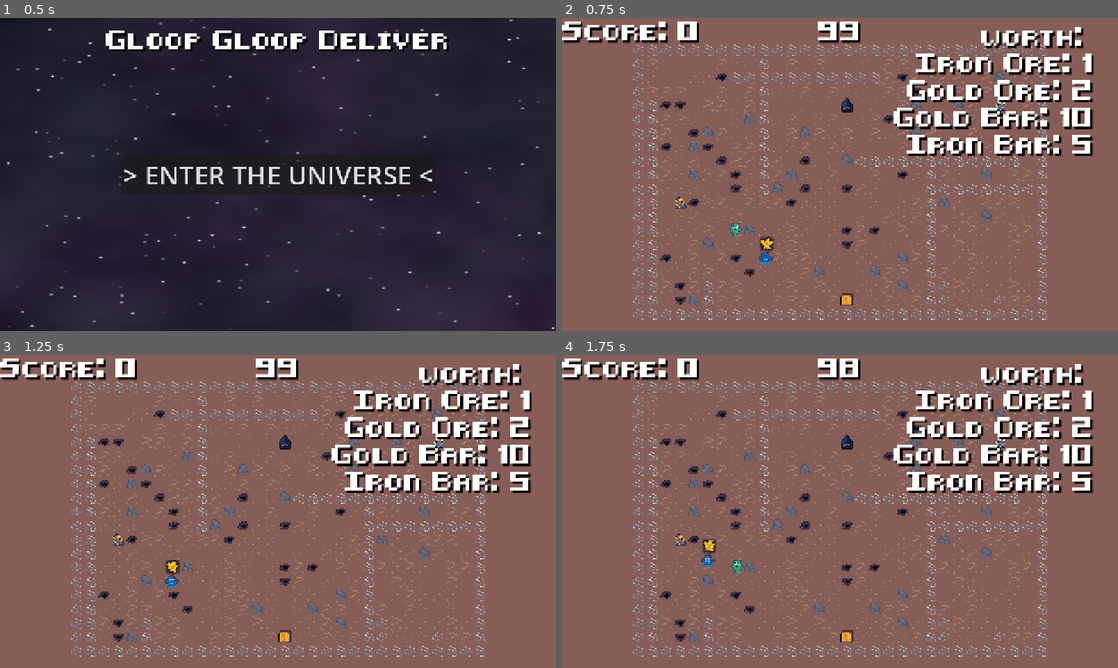
Above: before the commit, frames 1-4 (two rows, left to right).
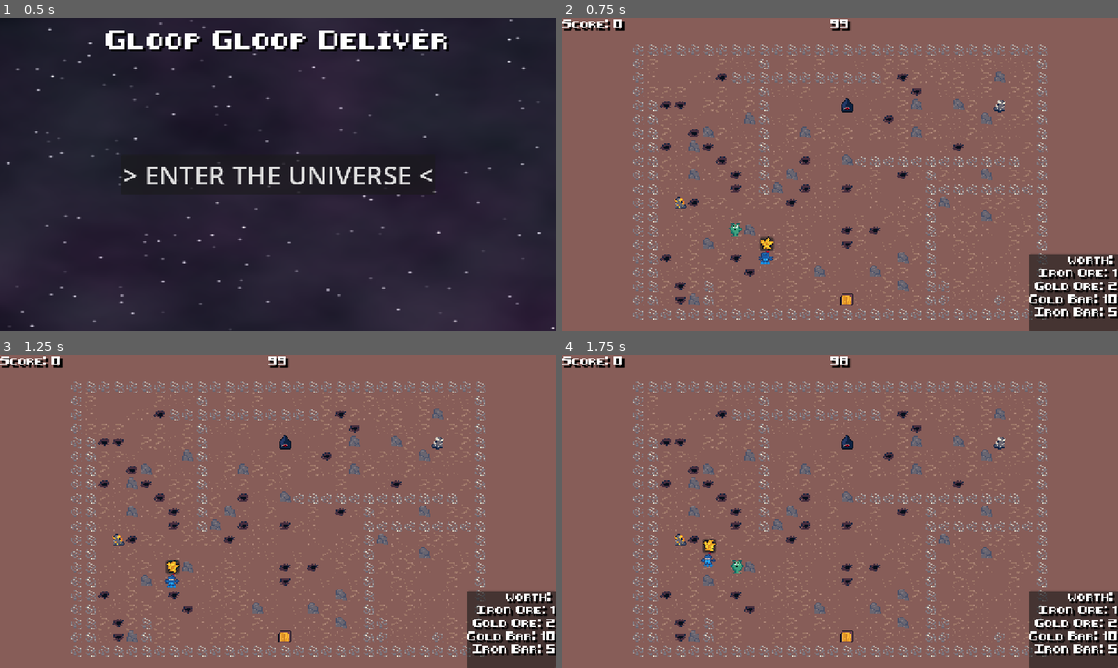
Above: after the commit, the same moments.

Repository: GameAISchool2026members/GloopGloopDelivery
Game: Godot game, scene res://menu/menu.tscn
Two runs of this game, one before a commit and one after it. Both use one fixed random seed, a clock stepped at 60 frames per second and the inputs below.
Inputs (mouse positions are in pixels of both pictures, inside the frame that each line leads up to):
- Up to frame 1 (0.5 s): no input
- Up to frame 2 (0.75 s): click "> ENTER THE UNIVERSE <" at 0.5 s
- Up to frame 3 (1.25 s): no input
- Up to frame 4 (1.75 s): move the mouse to (962, 495) at 1.27 s; hold D (right) from 1.28 s (still down); tap Space (interact) at 1.35 s; click (962, 495) at 1.42 s

Frame 1 is identical in both runs. In frame 2, 12% of the frame differs, in the area x 0-100%, y 0-100%; in frame 3, 12%; in frame 4, 12%.

Commit message:
Smaller score table

Diff:
--- a/game/game.tscn
+++ b/game/game.tscn
@@ -15,7 +15,6 @@
 
 [sub_resource type="LabelSettings" id="LabelSettings_vasa2"]
 font = ExtResource("1_l1rk1")
-font_size = 36
 shadow_size = 2
 shadow_color = Color(0, 0, 0, 1)
 shadow_offset = Vector2(5, 5)
@@ -54,17 +53,21 @@
 label_settings = SubResource("LabelSettings_vasa2")
 horizontal_alignment = 1
 
-[node name="ScoreTable" type="Label" parent="CanvasLayer/GUI" unique_id=1606029131]
+[node name="PanelContainer" type="PanelContainer" parent="CanvasLayer/GUI" unique_id=1573386033]
 layout_mode = 1
-anchors_preset = -1
-anchor_left = 0.5
-anchor_right = 0.5
-anchor_bottom = 0.082
-offset_left = 141.0
-offset_top = 13.0
-offset_right = 567.0
-offset_bottom = 187.95999
-grow_horizontal = 2
+anchors_preset = 3
+anchor_left = 1.0
+anchor_top = 1.0
+anchor_right = 1.0
+anchor_bottom = 1.0
+offset_left = -181.0
+offset_top = -92.0
+grow_horizontal = 0
+grow_vertical = 0
+
+[node name="ScoreTable" type="Label" parent="CanvasLayer/GUI/PanelContainer" unique_id=1606029131]
+layout_mode = 2
+theme_override_font_sizes/font_size = 8
 label_settings = SubResource("LabelSettings_vasa2")
 horizontal_alignment = 2
 
--- a/game/gui.gd
+++ b/game/gui.gd
@@ -2,7 +2,7 @@
 
 @onready var timer_label : Label = $Timer
 @onready var score_label : Label = $Score
-@onready var score_table : Label = $ScoreTable
+@onready var score_table : Label = $PanelContainer/ScoreTable
 
 func set_timer_value(value: float) -> void:
 	timer_label.text = str(int(value))
